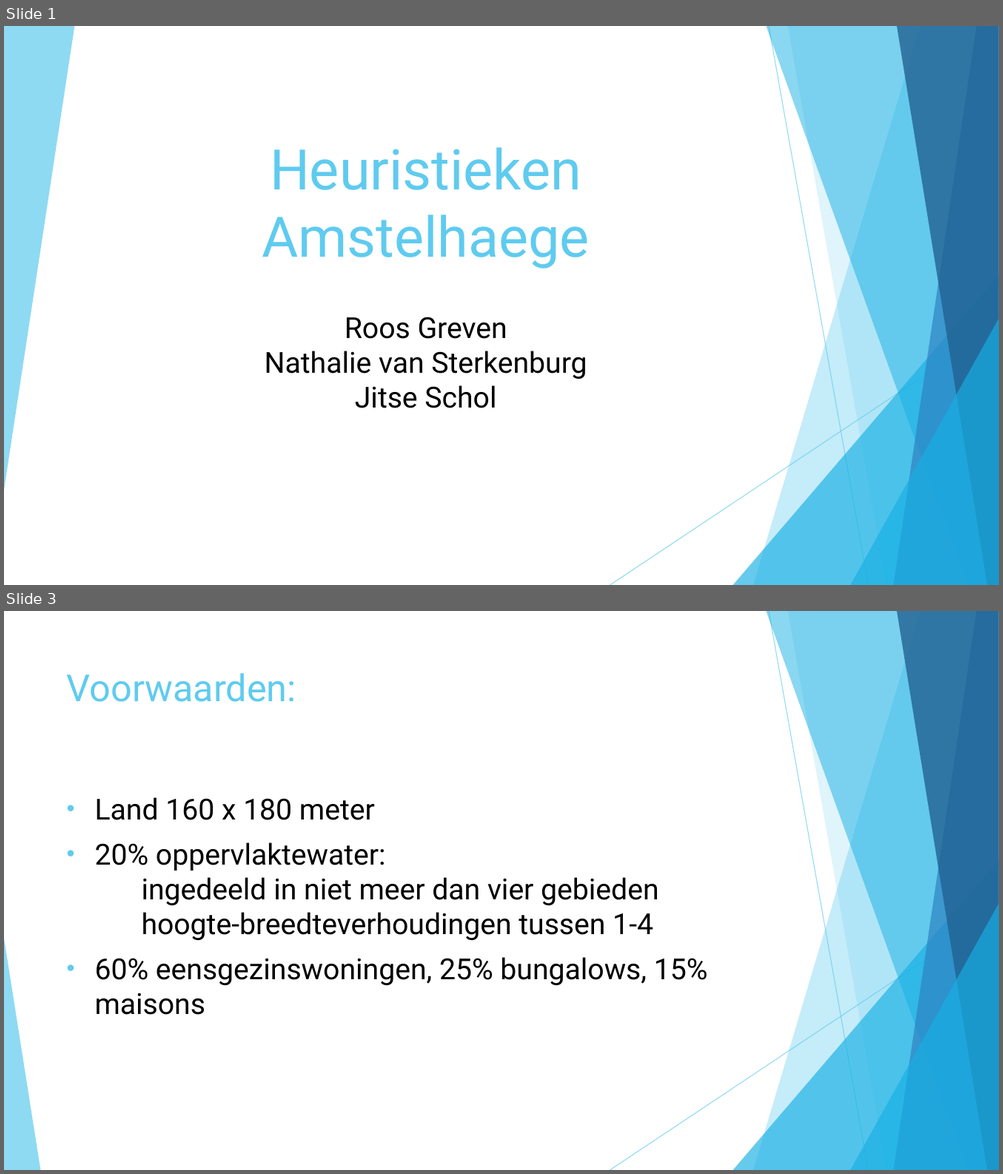
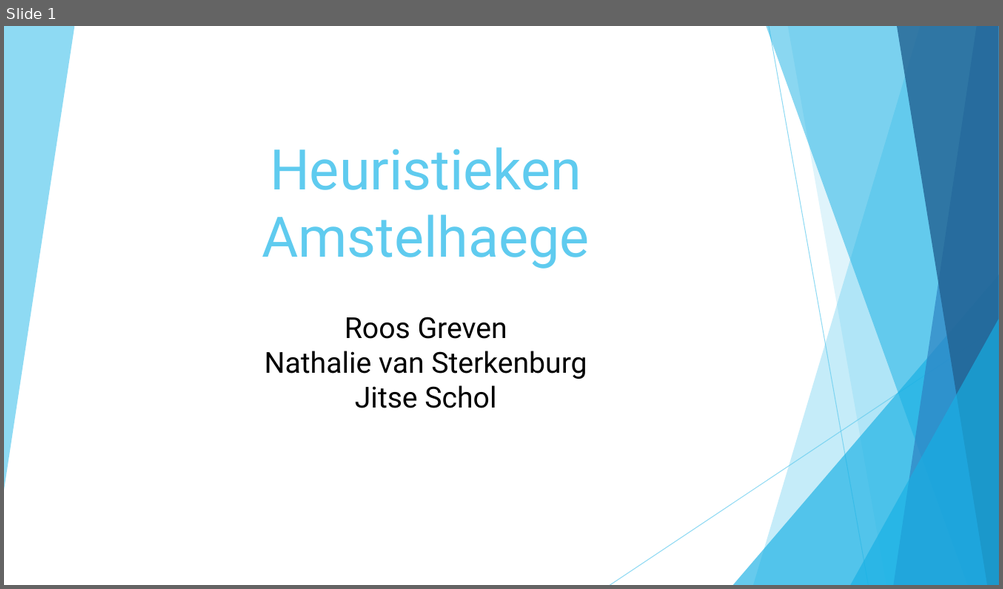
Before and after one commit to roosgreven/Heuristieken, a slide deck: files/presentatie heuristieken.pptx. Shown one above the other, each under a label of ours: slides 1 and 3 before the commit, slide 1 after it; the slides between them are not shown. The pictures are 1003x1174 and 1003x589 pixels, drawn with LibreOffice and Linux fonts; fonts in the diff are those of the drawing. Boxes give left, top, right and bottom in pixels: in the first picture for what was removed or moved away, otherwise in the second. Text is boxed around its words. In the diff, an @@ line names an element or a change of style, - is before the commit and + after.

```diff
--- a/files/presentatie heuristieken.pptx
+++ b/files/presentatie heuristieken.pptx
@@ slide 3 removed at (4, 611, 999, 1170), background #FFFFFF; not listed: 9 template elements that a slide beside it also shows @@
@@ title removed at (67, 673, 296, 702) @@
-Voorwaarden:
@@ text removed at (95, 797, 708, 1015) @@
-• Land 160 x 180 meter
-• 20% oppervlaktewater:
-  ingedeeld in niet meer dan vier gebieden
-  hoogte-breedteverhoudingen tussen 1-4
-• 60% eensgezinswoningen, 25% bungalows, 15% maisons
@@ triangle removed at (4, 939, 40, 1170) @@
```
Also in this commit, not shown: 2 slides changed, 4 slides added, 7 other slides removed, 8 other files.
